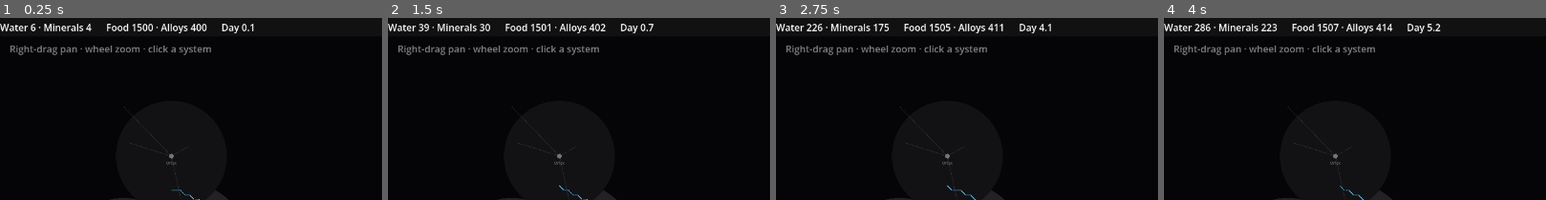
Above: before the commit, frames 1-4 (left to right).
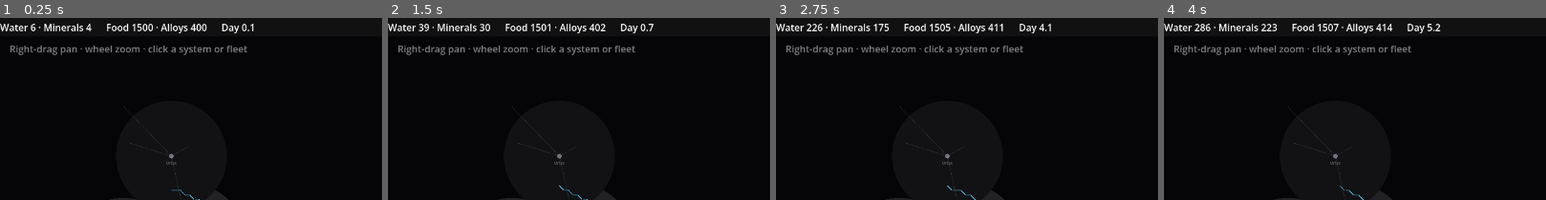
Above: after the commit, the same moments.

Repository: evyatarmitz/reach
Game: Godot game, scene res://game/main.tscn
Two runs of this game, one before a commit and one after it. Both use one fixed random seed, a clock stepped at 60 frames per second and the inputs below.
Inputs:
- Up to frame 1 (0.25 s): no input
- Up to frame 2 (1.5 s): click "1x" at 0.5 s; click "3x" at 1.25 s
- Up to frame 3 (2.75 s): click "10x" at 2 s
- Up to frame 4 (4 s): click "1x" at 2.75 s; click "3x" at 3.5 s
The pictures show only the part of the screen within x 0-50%, y 0-50%; the shares and areas given below are measured in that part.

The runs differ from the first frame. In frame 1, 0.2% of the frame differs, in the area x 56-65%, y 15-19%; in frame 2, 0.2%; in frame 3, 0.2%; in frame 4, 0.2%.

Commit message:
0.22.0 - system click opens a planet-list menu; drop the orbital view; fleet panel
- Item 6: clicking a system no longer jumps into a separate orbital view. The
  galaxy stays up and a side panel opens listing the system's planets, one
  selectable row each (name + pop/deposit summary); picking a row shows that
  planet's detail and its action buttons (found colony / build mine / immigration
  / build fleet) below. Esc or clicking empty space closes it.
- Camera is one always-on galaxy camera now (removed the system-view lock);
  pan/zoom always active; removed _draw_system and the orbital helpers.
- Fleet UI (item 4): selecting a fleet shows a fleet panel (strength, location)
  with Merge-fleets-here and Split-fleet buttons; the fleet icon is above the
  system so the system stays clickable, and a click on a known system sends the
  selected fleet there.
- 81 tests still pass (UI-only change).

Diff:
--- a/desktop/game/main.gd
+++ b/desktop/game/main.gd
@@ -6,7 +6,6 @@
 # Base clock slowed (1.0 -> 0.5 -> 0.4) so the whole sim reads slower in real
 # time; the speed dial multiplies this, so fast-forward is still one click away.
 const DAYS_PER_REAL_SECOND := 0.4
-const SYSTEM_CENTER := Vector2(510.0, 380.0)
 
 var sim: Sim
 var player_empire_id := -1
@@ -55,6 +54,11 @@
 var mine_btn: Button
 var emigrate_btn: Button
 var fleet_btn: Button
+var merge_btn: Button
+var split_btn: Button
+var planet_list: VBoxContainer
+var _planet_rows: Array = []   # [Button, planet_id] rows for the open system
+var _panel_system := -1        # which system the planet list was built for
 
 
 func _ready() -> void:
@@ -96,11 +100,10 @@
 		while day_accum >= SimConstants.TICK_DAYS:
 			sim.tick(SimConstants.TICK_DAYS)
 			day_accum -= SimConstants.TICK_DAYS
-	if view_system_id == -1:
-		_border_timer -= delta
-		if _border_timer <= 0.0:
-			_border_timer = BORDER_REFRESH
-			_recompute_borders()
+	_border_timer -= delta
+	if _border_timer <= 0.0:
+		_border_timer = BORDER_REFRESH
+		_recompute_borders()
 	_apply_camera()
 	_refresh_ui()
 	queue_redraw()
@@ -314,20 +317,16 @@
 	return []
 
 
-# Galaxy view: free pan/zoom (persisted). System view: locked so SYSTEM_CENTER
-# drawing maps 1:1 to the screen (camera position = screen centre at zoom 1).
+# One always-on galaxy camera now (the old orbital system view is gone —
+# clicking a system just opens its planet list in the side panel).
 func _apply_camera() -> void:
-	if view_system_id == -1:
-		cam.position = _galaxy_cam_pos
-		cam.zoom = Vector2(_galaxy_cam_zoom, _galaxy_cam_zoom)
-	else:
-		cam.position = get_viewport_rect().size * 0.5
-		cam.zoom = Vector2.ONE
+	cam.position = _galaxy_cam_pos
+	cam.zoom = Vector2(_galaxy_cam_zoom, _galaxy_cam_zoom)
 
 
 func _unhandled_input(event: InputEvent) -> void:
-	# Galaxy view only: right-drag to pan, wheel to zoom.
-	if view_system_id == -1 and event is InputEventMouseButton:
+	# Right-drag to pan, wheel to zoom (always active now).
+	if event is InputEventMouseButton:
 		if event.button_index == MOUSE_BUTTON_RIGHT:
 			_panning = event.pressed
 			return
@@ -337,7 +336,7 @@
 		elif event.button_index == MOUSE_BUTTON_WHEEL_DOWN and event.pressed:
 			_galaxy_cam_zoom = clampf(_galaxy_cam_zoom / 1.1, ZOOM_MIN, ZOOM_MAX)
 			return
-	if view_system_id == -1 and _panning and event is InputEventMouseMotion:
+	if _panning and event is InputEventMouseMotion:
 		_galaxy_cam_pos -= event.relative / _galaxy_cam_zoom
 		return
 
@@ -360,39 +359,30 @@
 
 
 func _select_at(pos: Vector2) -> void:
-	if view_system_id == -1:
-		# 1. With a fleet selected, a click on a known system orders it there.
-		if selected_fleet_id != -1:
-			for sys in sim.systems.values():
-				if pos.distance_to(sys.map_pos) <= 20.0 and _sys_known(sys.id):
-					sim.order_fleet(selected_fleet_id, sys.id)
-					selected_fleet_id = -1
-					return
-		# 2. Click near one of your fleets (drawn above its system) to select it.
-		for f in sim.fleets:
-			if f.empire_id == player_empire_id \
-					and pos.distance_to(sim.fleet_position(f) + FLEET_ICON_OFF) <= 12.0:
-				selected_fleet_id = f.id
-				return
-		# 3. Click a known system to inspect it (never-seen ones aren't clickable).
+	# 1. With a fleet selected, a click on a known system orders it there.
+	if selected_fleet_id != -1:
 		for sys in sim.systems.values():
 			if pos.distance_to(sys.map_pos) <= 20.0 and _sys_known(sys.id):
-				view_system_id = sys.id
-				selected_planet_id = -1
+				sim.order_fleet(selected_fleet_id, sys.id)
 				selected_fleet_id = -1
 				return
-		selected_fleet_id = -1   # clicked empty space -> deselect
-		return
-	selected_planet_id = -1
-	for pid in sim.systems[view_system_id].planet_ids:
-		var planet: Planet = sim.planets[pid]
-		if pos.distance_to(_planet_pos(planet)) <= 16.0:
-			selected_planet_id = planet.id
+	# 2. Click near one of your fleets (drawn above its system) to select it.
+	for f in sim.fleets:
+		if f.empire_id == player_empire_id \
+				and pos.distance_to(sim.fleet_position(f) + FLEET_ICON_OFF) <= 12.0:
+			selected_fleet_id = f.id
+			view_system_id = -1
 			return
-
-
-func _planet_pos(planet: Planet) -> Vector2:
-	return SYSTEM_CENTER + Vector2.from_angle(planet.orbit_angle) * planet.orbit_radius
+	# 3. Click a known system to open its planet-list menu (side panel).
+	for sys in sim.systems.values():
+		if pos.distance_to(sys.map_pos) <= 20.0 and _sys_known(sys.id):
+			view_system_id = sys.id
+			selected_planet_id = -1
+			selected_fleet_id = -1
+			return
+	# Empty space -> close panel / deselect.
+	view_system_id = -1
+	selected_fleet_id = -1
 
 
 var _fog_disabled := false   # debug/screenshot only
@@ -407,10 +397,11 @@
 
 
 func _draw() -> void:
-	if view_system_id == -1:
-		_draw_galaxy()
-	else:
-		_draw_system(sim.systems[view_system_id])
+	_draw_galaxy()
+	# Ring the system whose planet-list menu is open.
+	if view_system_id != -1 and sim.systems.has(view_system_id):
+		draw_arc(sim.systems[view_system_id].map_pos, 16.0, 0.0, TAU, 32,
+			Color(1, 1, 1, 0.6), 1.5)
 
 
 func _draw_galaxy() -> void:
@@ -495,35 +486,6 @@
 					Color(1, 1, 1, 0.4), 1.0)
 
 
-func _draw_system(sys: StarSystem) -> void:
-	var font := ThemeDB.fallback_font
-	draw_circle(SYSTEM_CENTER, 18.0, Color(1.0, 0.85, 0.35))
-	draw_string(font, SYSTEM_CENTER + Vector2(-60.0, -30.0), sys.name,
-		HORIZONTAL_ALIGNMENT_CENTER, 120, 13, Color(1, 1, 1, 0.5))
-	for pid in sys.planet_ids:
-		var planet: Planet = sim.planets[pid]
-		draw_arc(SYSTEM_CENTER, planet.orbit_radius, 0.0, TAU, 96,
-			Color(1, 1, 1, 0.08), 1.0)
-		var pos := _planet_pos(planet)
-		draw_circle(pos, 7.0, Color(0.55, 0.6, 0.7))
-		if planet.has_deposit():
-			var dep_col := Color(0.4, 0.85, 1.0) \
-				if planet.deposit_type == SimConstants.Deposit.WATER \
-				else Color(0.9, 0.6, 0.35)
-			draw_circle(pos + Vector2(9.0, -9.0), 3.0, dep_col)
-		if planet.has_mine():
-			draw_rect(Rect2(pos + Vector2(-14.0, -14.0), Vector2(6.0, 6.0)),
-				Color(0.95, 0.8, 0.35))
-		if planet.colony != null:
-			var ring := Color(0.35, 1.0, 0.5) if planet.colony.established \
-				else Color(1.0, 0.7, 0.25)
-			draw_arc(pos, 11.0, 0.0, TAU, 32, ring, 2.0)
-		if planet.id == selected_planet_id:
-			draw_arc(pos, 14.5, 0.0, TAU, 32, Color.WHITE, 1.2)
-		draw_string(font, pos + Vector2(-60.0, 26.0), planet.name,
-			HORIZONTAL_ALIGNMENT_CENTER, 120, 11, Color(1, 1, 1, 0.65))
-
-
 func _build_ui() -> void:
 	var layer := CanvasLayer.new()
 	add_child(layer)
@@ -569,13 +531,15 @@
 	panel.anchor_bottom = 0.5
 	panel.offset_left = -292.0
 	panel.offset_right = -12.0
-	panel.offset_top = -120.0
-	panel.offset_bottom = 120.0
+	panel.offset_top = -170.0
+	panel.offset_bottom = 170.0
 	var vbox := VBoxContainer.new()
-	vbox.add_theme_constant_override("separation", 8)
+	vbox.add_theme_constant_override("separation", 6)
 	panel.add_child(vbox)
 	panel_title = Label.new()
-	panel_body = Label.new()
+	planet_list = VBoxContainer.new()   # one selectable row per planet
+	planet_list.add_theme_constant_override("separation", 2)
+	panel_body = Label.new()            # detail for the selected planet / fleet
 	panel_body.autowrap_mode = TextServer.AUTOWRAP_WORD_SMART
 	panel_body.size_flags_vertical = Control.SIZE_EXPAND_FILL
 	colonize_btn = Button.new()
@@ -589,12 +553,21 @@
 	fleet_btn = Button.new()
 	fleet_btn.text = "Build fleet (%d alloys)" % int(SimConstants.FLEET_COST_ALLOYS)
 	fleet_btn.pressed.connect(_on_build_fleet)
+	merge_btn = Button.new()
+	merge_btn.text = "Merge fleets here"
+	merge_btn.pressed.connect(_on_merge)
+	split_btn = Button.new()
+	split_btn.text = "Split fleet"
+	split_btn.pressed.connect(_on_split)
 	vbox.add_child(panel_title)
+	vbox.add_child(planet_list)
 	vbox.add_child(panel_body)
 	vbox.add_child(colonize_btn)
 	vbox.add_child(mine_btn)
 	vbox.add_child(emigrate_btn)
 	vbox.add_child(fleet_btn)
+	vbox.add_child(merge_btn)
+	vbox.add_child(split_btn)
 
 
 func _on_colonize() -> void:
@@ -615,6 +588,41 @@
 func _on_build_fleet() -> void:
 	if view_system_id != -1:
 		sim.build_fleet(player_empire_id, view_system_id)
+
+
+func _on_merge() -> void:
+	if selected_fleet_id != -1:
+		sim.merge_fleets_into(selected_fleet_id)
+
+
+func _on_split() -> void:
+	if selected_fleet_id != -1:
+		var g := sim.split_fleet(selected_fleet_id)
+		if g != null:
+			selected_fleet_id = g.id
+
+
+# Rebuild the per-planet selectable rows for the open system.
+func _rebuild_planet_list(sys_id: int) -> void:
+	for row in _planet_rows:
+		(row[0] as Button).queue_free()
+	_planet_rows.clear()
+	for pid in sim.systems[sys_id].planet_ids:
+		var b := Button.new()
+		b.alignment = HORIZONTAL_ALIGNMENT_LEFT
+		b.pressed.connect(func() -> void: selected_planet_id = pid)
+		planet_list.add_child(b)
+		_planet_rows.append([b, pid])
+
+
+func _planet_row_text(planet: Planet) -> String:
+	var tag := planet.name
+	if planet.colony != null:
+		tag += "  ● %.0f%s" % [planet.colony.population,
+			"" if planet.colony.established else " (growing)"]
+	elif planet.has_deposit():
+		tag += "  ◆ %s" % ["", "water", "minerals"][planet.deposit_type]
+	return tag
 
 
 func _refresh_ui() -> void:
@@ -622,16 +630,76 @@
 	raw_label.text = "Water %.0f · Minerals %.0f" % [player.water, player.minerals]
 	goods_label.text = "Food %.0f · Alloys %.0f" % [player.food, player.alloys]
 	day_label.text = "Day %.1f" % sim.day
-	hint_label.text = "Right-drag pan · wheel zoom · click a system" \
-		if view_system_id == -1 else "Esc — back to galaxy"
 	for i in speed_buttons.size():
 		speed_buttons[i].button_pressed = (i == speed_idx)
 
+	var fleet: Fleet = sim.get_fleet(selected_fleet_id) if selected_fleet_id != -1 \
+		else null
+	if fleet != null:
+		hint_label.text = "Click a system to send the fleet · Esc to deselect"
+		_show_fleet_panel(fleet)
+		return
+	if view_system_id != -1 and sim.systems.has(view_system_id):
+		hint_label.text = "Pick a planet · Esc to close"
+		_show_system_panel(view_system_id)
+		return
+	hint_label.text = "Right-drag pan · wheel zoom · click a system or fleet"
+	panel.visible = false
+	_panel_system = -1
+
+
+func _show_fleet_panel(fleet: Fleet) -> void:
+	panel.visible = true
+	planet_list.visible = false
+	_panel_system = -1
+	panel_title.text = "Fleet"
+	var loc: String = sim.systems[fleet.system_id].name
+	panel_body.text = "Strength: %.0f\nAt: %s%s" % [fleet.strength, loc,
+		"\n→ moving" if fleet.is_moving() else ""]
+	for b in [colonize_btn, mine_btn, emigrate_btn, fleet_btn]:
+		b.visible = false
+	merge_btn.visible = true
+	merge_btn.disabled = fleet.is_moving() \
+		or not _another_fleet_here(fleet)
+	split_btn.visible = true
+	split_btn.disabled = fleet.is_moving() \
+		or fleet.strength < 2.0 * SimConstants.FLEET_MIN_SPLIT
+
+
+func _another_fleet_here(fleet: Fleet) -> bool:
+	for f in sim.fleets:
+		if f != fleet and f.empire_id == fleet.empire_id and not f.is_moving() \
+				and f.system_id == fleet.system_id:
+			return true
+	return false
+
+
+func _show_system_panel(sys_id: int) -> void:
+	panel.visible = true
+	planet_list.visible = true
+	merge_btn.visible = false
+	split_btn.visible = false
+	panel_title.text = sim.systems[sys_id].name
+	if _panel_system != sys_id:
+		_rebuild_planet_list(sys_id)
+		_panel_system = sys_id
+	# Refresh row labels and highlight the selected planet.
+	for row in _planet_rows:
+		var b: Button = row[0]
+		var pid: int = row[1]
+		b.text = _planet_row_text(sim.planets[pid])
+		b.modulate = Color.WHITE if pid == selected_planet_id \
+			else Color(1, 1, 1, 0.7)
+
 	var planet: Planet = sim.planets.get(selected_planet_id)
-	panel.visible = planet != null and view_system_id != -1
-	if not panel.visible:
+	if planet == null or planet.system_id != sys_id:
+		panel_body.text = "Select a planet."
+		for b in [colonize_btn, mine_btn, emigrate_btn]:
+			b.visible = false
+		fleet_btn.visible = sim._empire_has_colony_in(player_empire_id, sys_id)
+		fleet_btn.disabled = not sim.can_build_fleet(player_empire_id, sys_id)
 		return
-	panel_title.text = planet.name
+
 	var dep_name: String = ["none", "water", "minerals"][planet.deposit_type]
 	var deposit_line := "Deposit: %s" % dep_name
 	if planet.has_deposit():
@@ -643,7 +711,7 @@
 	var influence_note := "" if sim.is_under_influence(planet.system_id,
 		player_empire_id) else "\nOutside your influence."
 	if planet.colony == null:
-		panel_body.text = "Uncolonized. %s%s\n\nFounding a colony costs %d alloys. It eats food (a drain) until it grows to %d population and becomes a city that refines resources." \
+		panel_body.text = "%s%s\n\nFounding costs %d alloys; the colony eats food until it reaches %d pop and becomes a refining city." \
 			% [deposit_line, influence_note, int(SimConstants.FOUND_COST_ALLOYS),
 				int(SimConstants.ACTIVATION_POP)]
 		colonize_btn.visible = true
@@ -652,27 +720,25 @@
 		var c := planet.colony
 		var status := "ESTABLISHED CITY" if c.established \
 			else "growing… %d%% to activation" % int(c.activation_progress() * 100.0)
-		var neighbor_mult := sim.neighbor_growth_multiplier(c)
+		var nb := sim.neighbor_growth_multiplier(c)
 		var refine := ""
 		if c.established:
-			refine = "\nRefines ≤%.1f food/day, ≤%.1f alloys/day (if input)" \
+			refine = "\nRefines ≤%.1f food, ≤%.1f alloys /day" \
 				% [c.food_capacity(), c.alloy_capacity()]
-		panel_body.text = "Owner: %s\nStatus: %s\nPopulation: %.1f\nNeighbor bonus: +%d%% growth%s\n%s" \
+		panel_body.text = "Owner: %s\n%s\nPop: %.1f · neighbor +%d%%%s\n%s" \
 			% [sim.empires[c.empire_id].name, status, c.population,
-				int((neighbor_mult - 1.0) * 100.0), refine, deposit_line]
+				int((nb - 1.0) * 100.0), refine, deposit_line]
 		colonize_btn.visible = false
 	mine_btn.visible = planet.has_deposit() and not planet.has_mine()
 	mine_btn.disabled = not sim.can_build_mine(player_empire_id, planet.id)
-	# Emigration toggle: only for the player's own colonies.
 	var own_colony: bool = planet.colony != null \
 		and planet.colony.empire_id == player_empire_id
 	emigrate_btn.visible = own_colony
 	if own_colony:
-		emigrate_btn.text = "Encourage immigration: ON" if planet.colony.emigrating \
-			else "Encourage immigration: off"
-	# Build fleet: available when the player has any colony in this system.
-	fleet_btn.visible = sim._empire_has_colony_in(player_empire_id, view_system_id)
-	fleet_btn.disabled = not sim.can_build_fleet(player_empire_id, view_system_id)
+		emigrate_btn.text = "Immigration: ON" if planet.colony.emigrating \
+			else "Immigration: off"
+	fleet_btn.visible = sim._empire_has_colony_in(player_empire_id, sys_id)
+	fleet_btn.disabled = not sim.can_build_fleet(player_empire_id, sys_id)
 
 
 # Debug hook for automated visual verification: found a colony, run fast for a
